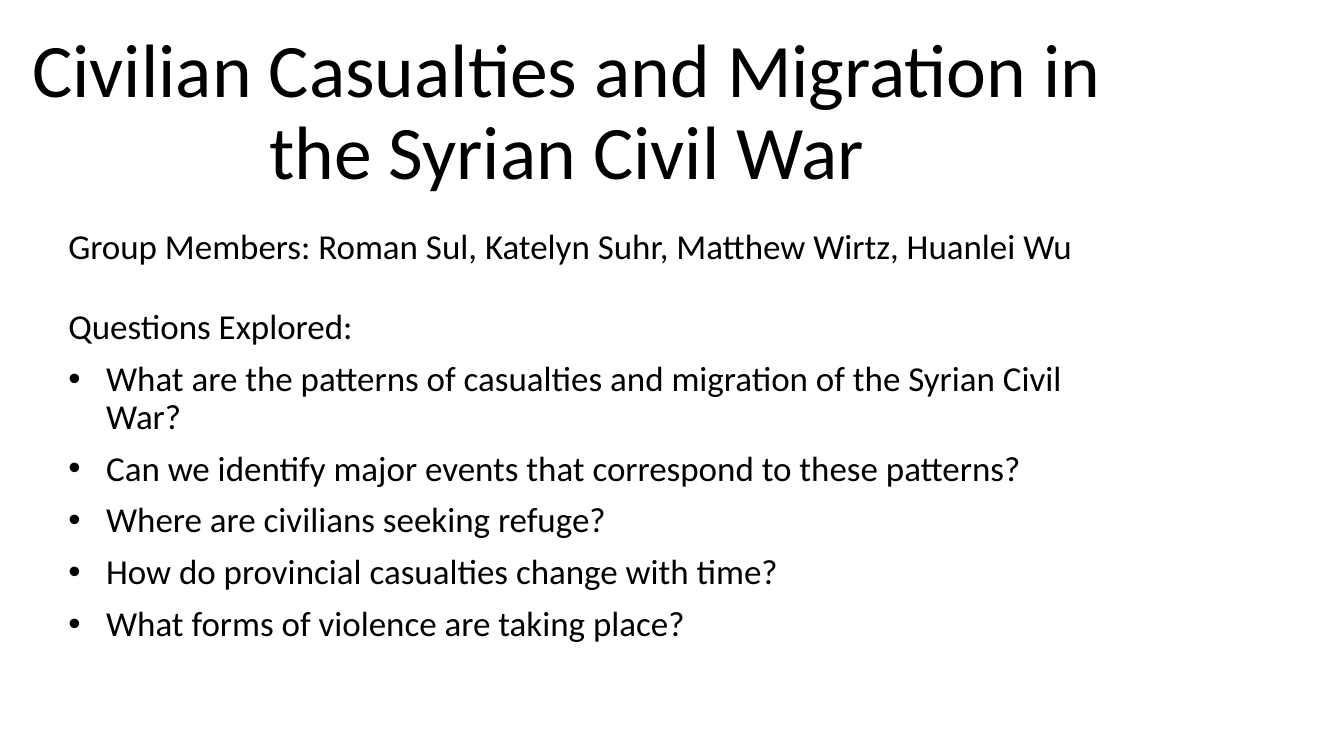
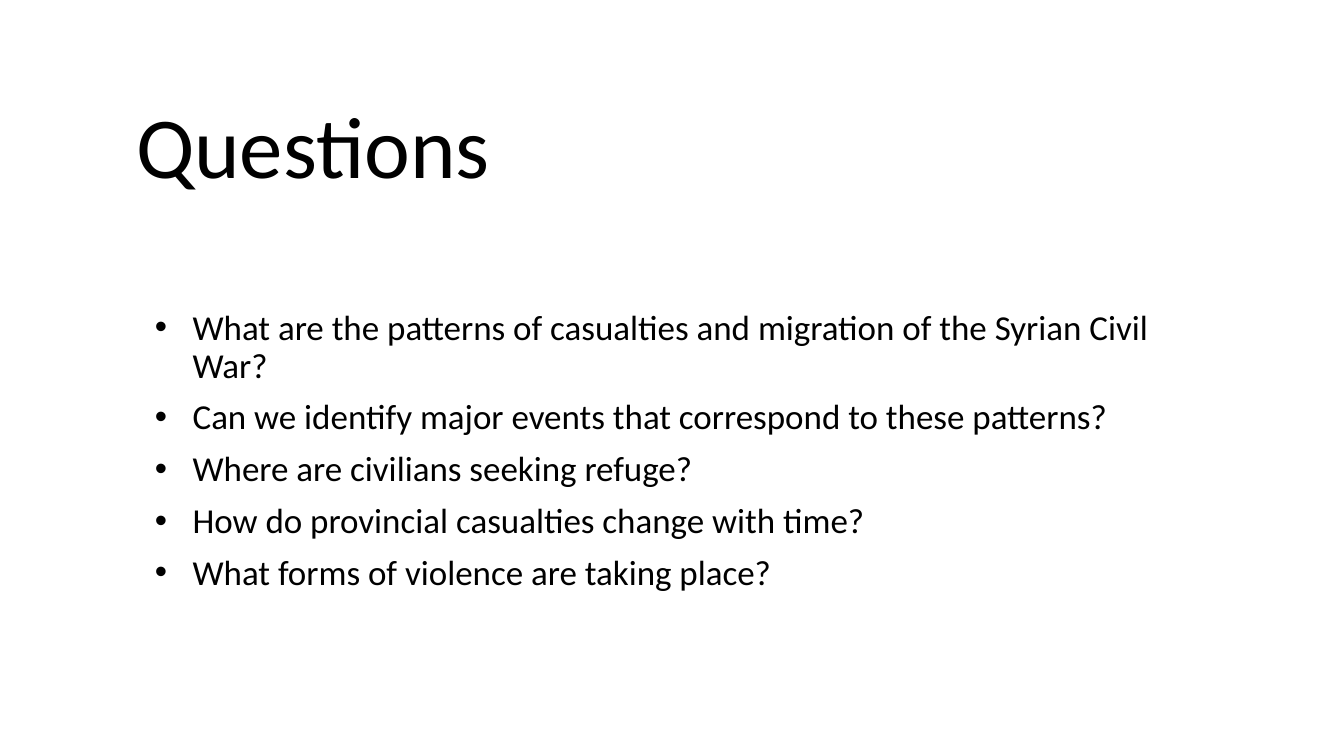
Before and after one commit to romansul/syrian-civil-war, a slide deck: slide 2 of FinalProjectPresentation.pptx (slide 1 before the commit). Drawn at 1344x756 pixels with LibreOffice and Linux fonts; fonts in the diff are those of the drawing; background and template pictures are left out. Boxes give left, top, right and bottom in pixels: in the first picture for what was removed or moved away, otherwise in the second. Text is boxed around its words. In the diff, an @@ line names an element or a change of style, - is before the commit and + after.

```diff
--- a/FinalProjectPresentation.pptx
+++ b/FinalProjectPresentation.pptx
@@ title at (136,118,490,190): text changed; size 54 to 62 pt @@
-Civilian Casualties and Migration in the Syrian Civil War
+Questions
@@ text removed at (68,234,1071,265) @@
-Group Members: Roman Sul, Katelyn Suhr, Matthew Wirtz, Huanlei Wu
@@ subtitle at (68,314,353,345): paragraph removed @@
-Questions Explored:
@@ subtitle "What are the patterns of ...": place and size @@
-subtitle "What are the patterns of ..." at (68,314,1061,642)
+subtitle "What are the patterns of ..." at (193,315,1147,591)
```
Also in this commit, not shown: 4 other slides changed, 1 slide added.
